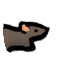
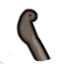
Layer changes from the first 64 × 64 image to the second:
added layer "SnakeHiss" above "ReptileHiss" over box(0, 8, 52, 64)
hid "Squeak" over box(2, 20, 51, 54)
